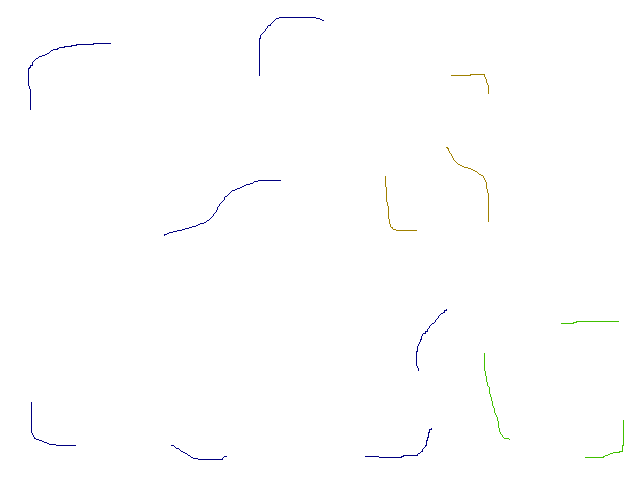
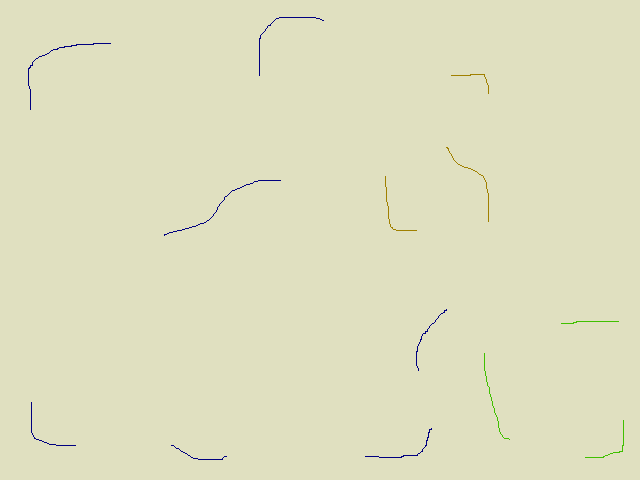
Layer changes from the first 640×480 image to the second:
painted on "Background" over [0, 0, 640, 480]
painted on "7_randomLow.png" over [0, 0, 640, 480]
